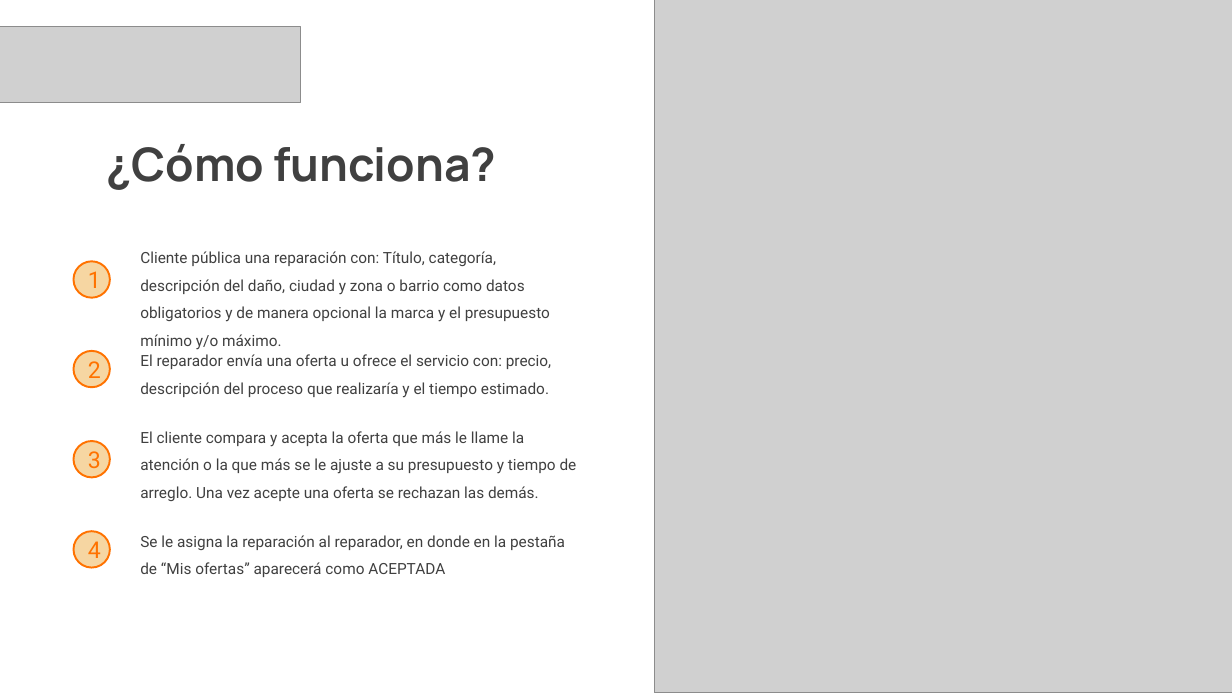
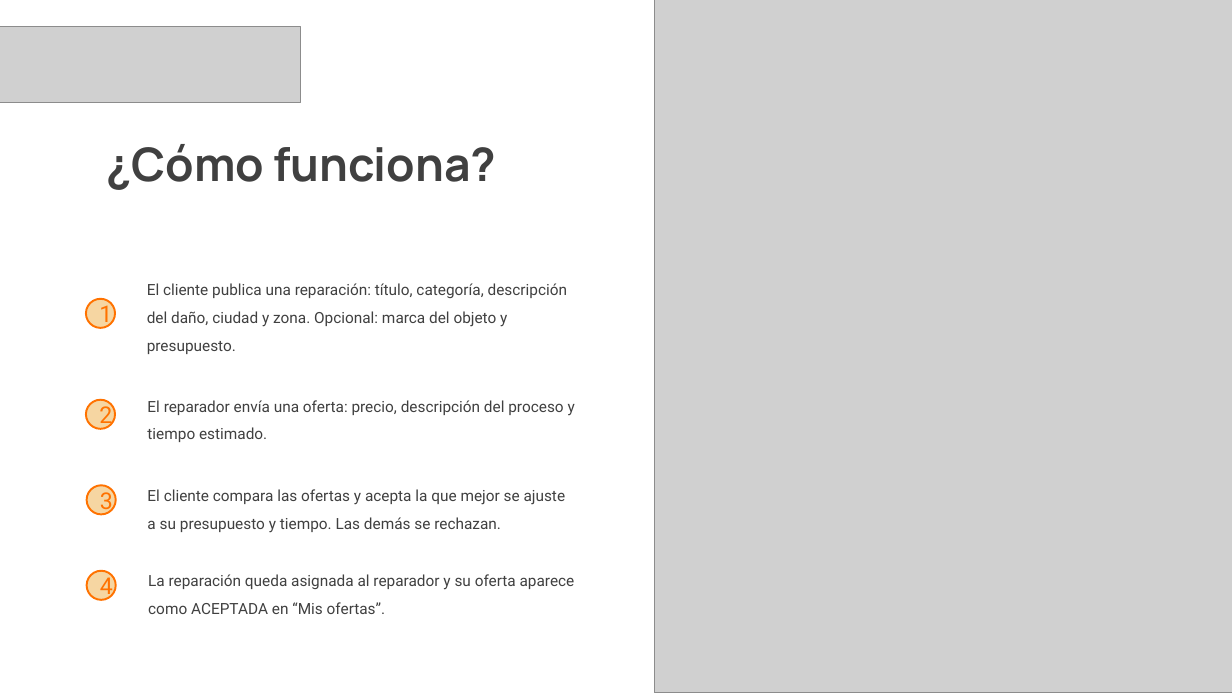
Before and after one commit to wilda1308/LuWi_Reparaciones, a slide deck: slide 5 of docs/Presentación Reparaciones LUWI SIE 2026.pptx. Drawn at 1232x693 pixels with LibreOffice and Linux fonts; fonts in the diff are those of the drawing; grey boxes stand for pictures. Boxes give left, top, right and bottom in pixels: in the first picture for what was removed or moved away, otherwise in the second. Text is boxed around its words. In the diff, an @@ line names an element or a change of style, - is before the commit and + after.

```diff
--- a/docs/Presentación Reparaciones LUWI SIE 2026.pptx
+++ b/docs/Presentación Reparaciones LUWI SIE 2026.pptx
@@ ellipse "1" resized from (x1=74, y1=262, x2=110, y2=298) to (x1=86, y1=299, x2=115, y2=327) @@
@@ text at (x1=147, y1=283, x2=567, y2=354): text changed @@
-Cliente pública una reparación con: Título, categoría, descripción del daño, ciudad y zona o barrio como datos obligatorios y de manera opcional la marca y el presupuesto mínimo y/o máximo.
+El cliente publica una reparación: título, categoría, descripción del daño, ciudad y zona. Opcional: marca del objeto y presupuesto.
@@ ellipse "2" resized from (x1=74, y1=351, x2=110, y2=387) to (x1=86, y1=400, x2=115, y2=429) @@
@@ text at (x1=147, y1=400, x2=575, y2=442): text changed @@
-El reparador envía una oferta u ofrece el servicio con: precio, descripción del proceso que realizaría y el tiempo estimado.
+El reparador envía una oferta: precio, descripción del proceso y tiempo estimado.
@@ ellipse "3" resized from (x1=74, y1=441, x2=110, y2=477) to (x1=87, y1=485, x2=116, y2=514) @@
@@ text at (x1=147, y1=489, x2=566, y2=533): text changed @@
-El cliente compara y acepta la oferta que más le llame la atención o la que más se le ajuste a su presupuesto y tiempo de arreglo. Una vez acepte una oferta se rechazan las demás.
+El cliente compara las ofertas y acepta la que mejor se ajuste a su presupuesto y tiempo. Las demás se rechazan.
@@ ellipse "4" resized from (x1=74, y1=531, x2=110, y2=567) to (x1=87, y1=571, x2=116, y2=600) @@
@@ text at (x1=148, y1=574, x2=575, y2=614): text changed @@
-Se le asigna la reparación al reparador, en donde en la pestaña de “Mis ofertas” aparecerá como ACEPTADA
+La reparación queda asignada al reparador y su oferta aparece como ACEPTADA en “Mis ofertas”.
```
Also in this commit, not shown: 4 other slides changed, 2 slides added, 2 slides removed, 1 other file.
